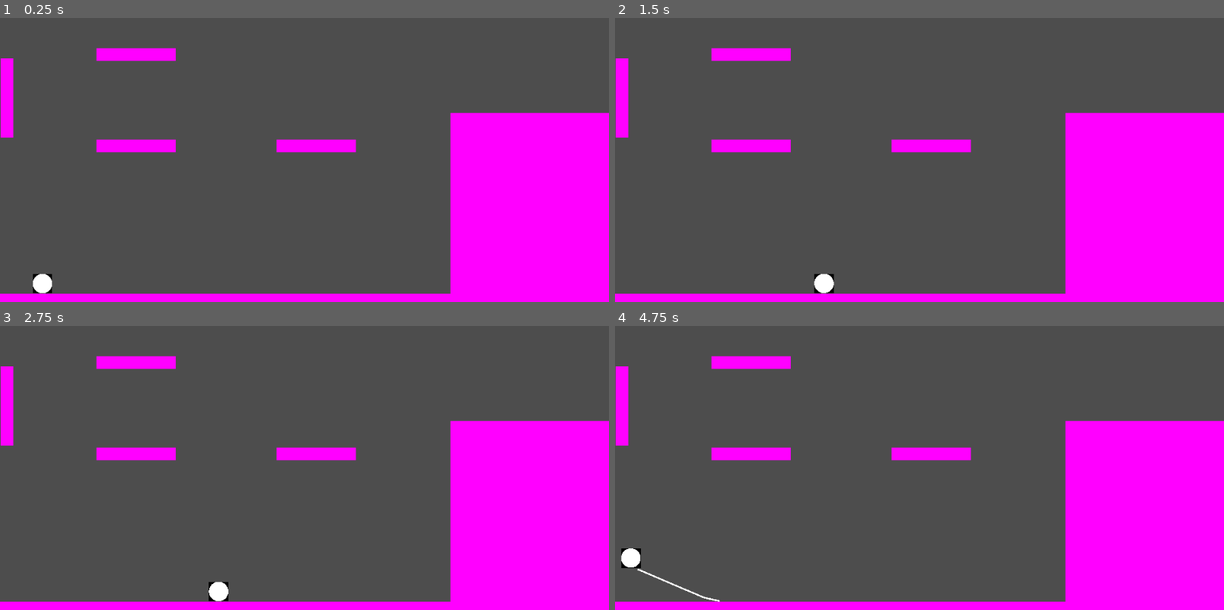
Above: before the commit, frames 1-4 (two rows, left to right).
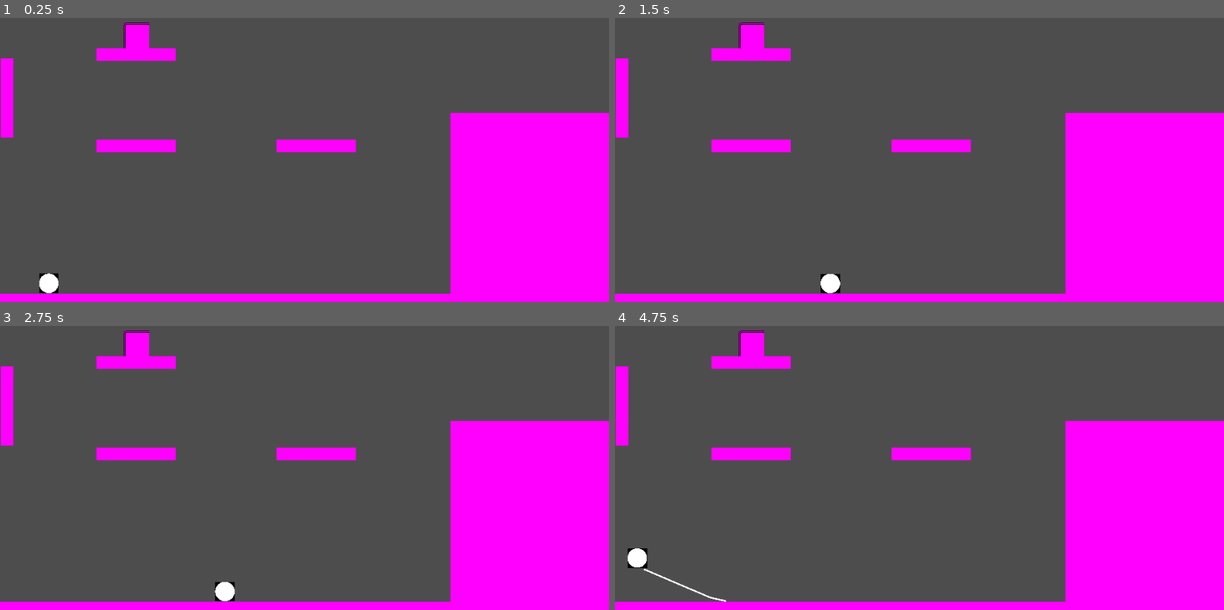
Above: after the commit, the same moments.

Repository: NAERNON/ggj-2026-mask
Game: Godot game, scene res://scenes/main.tscn
Same seed, same stepped clock (60 frames per second), same inputs: the game is played once before the commit and once after it.
Inputs:
- Up to frame 1 (0.25 s): no input
- Up to frame 2 (1.5 s): tap Enter at 0.5 s; hold D (move_tape_right) 0.53-1.28 s; hold R (move_tape_reroll) 0.53-1.28 s; tap Space (move_tape_jump) at 0.77 s; hold S (move_tape_down) from 1.28 s (still down); tap G (tape_switch_grip) at 1.35 s
- Up to frame 3 (2.75 s): tap Space (move_tape_jump) at 1.52 s; release S (move_tape_down) at 2.03 s; hold D (move_tape_right) from 2.03 s (still down); hold R (move_tape_reroll) from 2.03 s (still down)
- Up to frame 4 (4.75 s): release D (move_tape_right) at 2.78 s; release R (move_tape_reroll) at 2.78 s; hold W (move_tape_up) 2.78-3.53 s; tap G (tape_switch_grip) at 2.85, 4.35 s; tap Space (move_tape_jump) at 3.02, 3.77, 4.52 s; hold R (move_tape_reroll) 3.53-4.28 s; hold A (move_tape_left) from 3.53 s (still down)

The runs differ from the first frame. In frame 1, 0.6% of the frame differs, in the area x 5-25%, y 1-98%; in frame 2, 0.6%; in frame 3, 0.6%; in frame 4, 0.8%, in the area x 1-25%, y 1-98%.

Commit message:
Basic first implementation of pushing box

Diff:
--- a/scenes/main.tscn
+++ b/scenes/main.tscn
@@ -23,6 +23,12 @@
 [sub_resource type="RectangleShape2D" id="RectangleShape2D_tefeu"]
 size = Vector2(20, 600)
 
+[sub_resource type="RectangleShape2D" id="RectangleShape2D_o6xl0"]
+size = Vector2(40, 40)
+
+[sub_resource type="PlaceholderTexture2D" id="PlaceholderTexture2D_tipki"]
+size = Vector2(40, 40)
+
 [node name="Main" type="Node2D" unique_id=714016782 node_paths=PackedStringArray("masking_tape", "platforms")]
 script = ExtResource("1_0wfyh")
 masking_tape = NodePath("MaskingTape")
@@ -32,7 +38,7 @@
 platforms = NodePath("Platforms")
 
 [node name="MaskingTape" parent="." unique_id=311947507 instance=ExtResource("1_o5qli")]
-position = Vector2(67, 507)
+position = Vector2(77, 510)
 scale = Vector2(0.03, 0.03)
 initial_tape_dist = 500.0
 roll_acceleration = 600.0
@@ -40,6 +46,7 @@
 jump_speed = 350.0
 reroll_speed = 500.0
 wall_roll_speed = 200.0
+push_force = 10.0
 
 [node name="MaskingTapes" type="Node" parent="." unique_id=589121195]
 
@@ -123,6 +130,16 @@
 position = Vector2(971, 285)
 shape = SubResource("RectangleShape2D_tefeu")
 
+[node name="Box" type="RigidBody2D" parent="." unique_id=962226803]
+position = Vector2(215, 120)
+mass = 0.001
+
+[node name="CollisionShape2D" type="CollisionShape2D" parent="Box" unique_id=576251938]
+shape = SubResource("RectangleShape2D_o6xl0")
+
+[node name="Sprite2D" type="Sprite2D" parent="Box" unique_id=1141377628]
+texture = SubResource("PlaceholderTexture2D_tipki")
+
 [connection signal="end_grip" from="MaskingTape" to="." method="_on_masking_tape_end_grip"]
 [connection signal="reroll" from="MaskingTape" to="." method="_on_masking_tape_reroll"]
 [connection signal="start_grip" from="MaskingTape" to="." method="_on_masking_tape_start_grip"]
--- a/scripts/masking_tape.gd
+++ b/scripts/masking_tape.gd
@@ -6,6 +6,7 @@
 @export_range(0.0, 1000.0, 10.0) var jump_speed         : float
 @export_range(0.0, 1000.0, 10.0) var reroll_speed       : float
 @export_range(0.0, 1000.0, 10.0) var wall_roll_speed    : float
+@export_range(0.0, 1000.0, 10.0) var push_force         : float
 
 @export var contact_floor : Node2D
 var reroll_target     : Vector2
@@ -68,6 +69,11 @@
 			_grip_on_wall = false
 
 		move_and_slide()
+		for collision_id : int in range(get_slide_collision_count()) :
+			var collision : KinematicCollision2D = get_slide_collision(collision_id)
+			if collision.get_collider() is RigidBody2D :
+				var box : RigidBody2D = collision.get_collider()
+				box.apply_force(collision.get_normal() * -push_force)
 	else :
 		if reroll_target != Vector2.INF :
 			self.position = self.position.move_toward(reroll_target, reroll_speed*delta)
